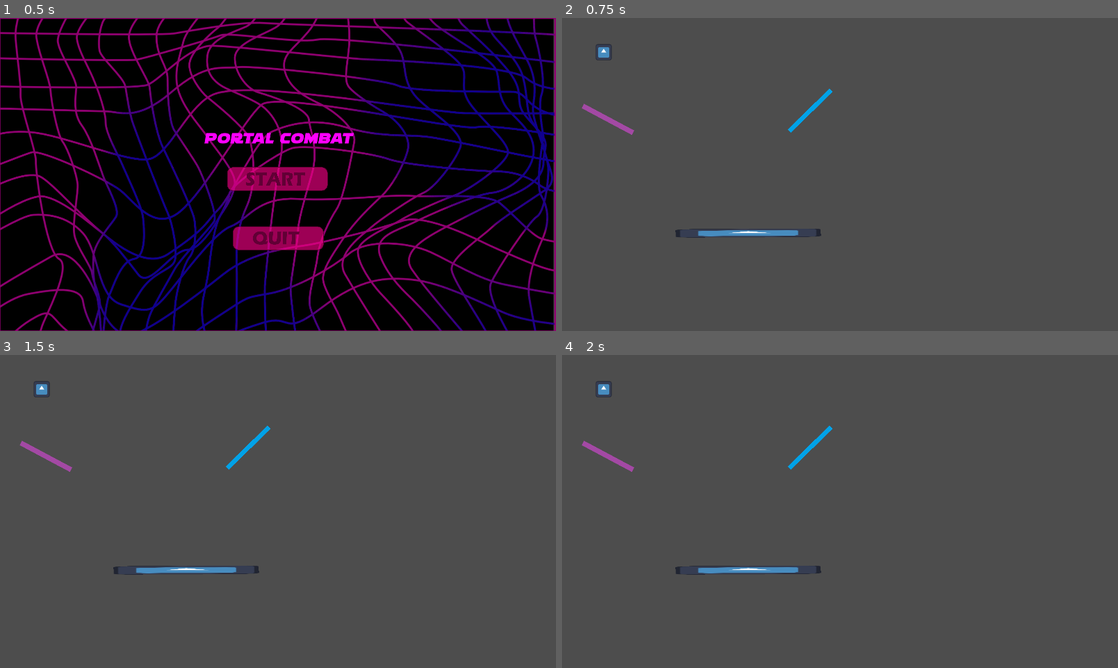
Above: before the commit, frames 1-4 (two rows, left to right).
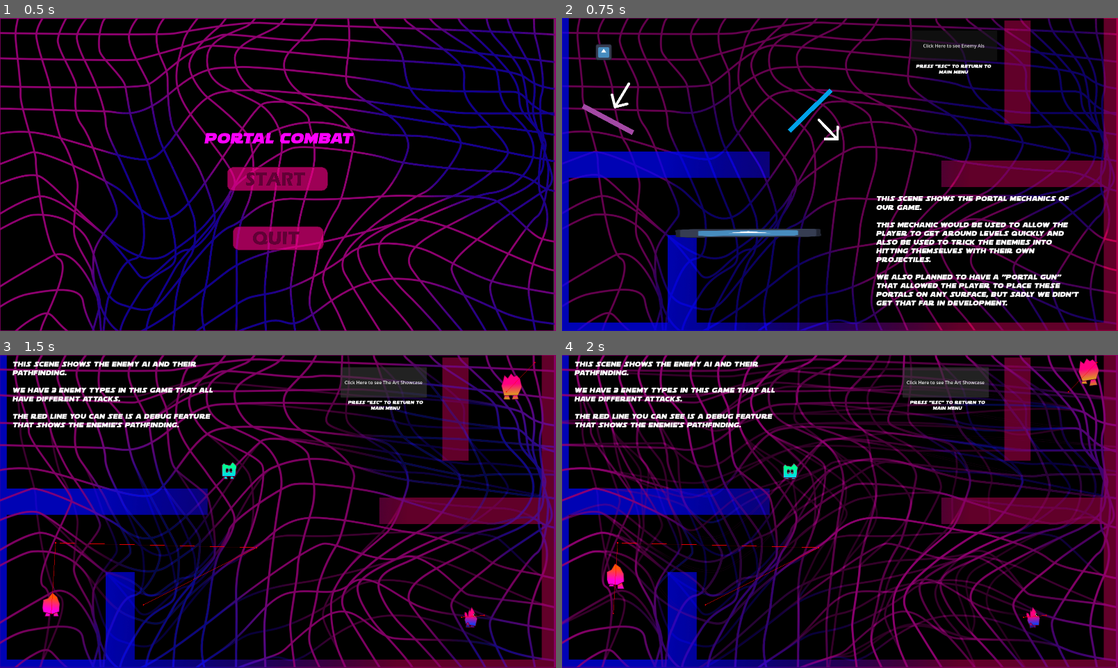
Above: after the commit, the same moments.

Repository: Atticus-Atticus/Portal-Combat
Game: Godot game, scene res://Scenes/MainMenu.tscn
The game is run twice, just before and just after one commit, with the same random seed, the same clock (stepped at 60 frames per second) and the same inputs. The project has no main scene, so this scene is started directly. The engine's default icon, where the game draws it, is replaced by a stand-in: a white triangle on a blue panel in a dark square.
Inputs (mouse positions are in pixels of both pictures, inside the frame that each line leads up to):
- Up to frame 1 (0.5 s): no input
- Up to frame 2 (0.75 s): click (840, 177) at 0.5 s
- Up to frame 3 (1.5 s): click (394, 383) at 1.25 s, where only the run after the commit has a clickable "Click Here to see Enemy AIs"
- Up to frame 4 (2 s): no input

Frame 1 is identical in both runs. In frame 2, 98% of the frame differs, in the area x 0-100%, y 0-100%; in frame 3, 100%; in frame 4, 100%.

Commit message:
Small push.
Moving from laptop to desktop

Diff:
--- a/NPCs/Enemy.tscn
+++ b/NPCs/Enemy.tscn
@@ -196,8 +196,10 @@
 
 [node name="AnimatedSprite2D" type="AnimatedSprite2D" parent="."]
 sprite_frames = SubResource("SpriteFrames_2cahx")
-animation = &"Idle"
+animation = &"Death"
 autoplay = "Idle"
+frame = 7
+frame_progress = 1.0
 
 [node name="CollisionShape2D" type="CollisionShape2D" parent="."]
 position = Vector2(0, 9)
--- a/Player/player.tscn
+++ b/Player/player.tscn
@@ -213,9 +213,10 @@
 
 [node name="AnimatedSprite2D" type="AnimatedSprite2D" parent="."]
 sprite_frames = SubResource("SpriteFrames_m6bbu")
-animation = &"Back"
+animation = &"Death"
 autoplay = "Idle"
-frame_progress = 0.641935
+frame = 7
+frame_progress = 1.0
 
 [node name="CollisionShape2D" type="CollisionShape2D" parent="."]
 position = Vector2(0.5, 0)
--- a/Scenes/AITestGrounds.tscn
+++ b/Scenes/AITestGrounds.tscn
@@ -1,15 +1,68 @@
-[gd_scene load_steps=10 format=3 uid="uid://tfqmotmckh3o"]
+[gd_scene load_steps=25 format=3 uid="uid://tfqmotmckh3o"]
 
-[ext_resource type="Texture2D" uid="uid://b1dycvt76lblu" path="res://icon.svg" id="1_g2gs5"]
+[ext_resource type="Script" path="res://Scripts/ai_test_grounds_script.gd" id="1_8dktj"]
+[ext_resource type="Texture2D" uid="uid://dlgp2etfuscoi" path="res://Background/LevelA2.jpg" id="1_j0fwq"]
 [ext_resource type="PackedScene" uid="uid://ct3wrf4v06xlx" path="res://Player/player.tscn" id="2_g4v33"]
+[ext_resource type="Texture2D" uid="uid://d3ugvcepbahco" path="res://Background/LevelA1.jpg" id="2_obnr6"]
 [ext_resource type="PackedScene" uid="uid://6w5y140251fa" path="res://NPCs/Enemy2.tscn" id="3_chsjh"]
 [ext_resource type="PackedScene" uid="uid://clw17rawom0tb" path="res://NPCs/Enemy3.tscn" id="3_pns8k"]
+[ext_resource type="Texture2D" uid="uid://dcv6mwe3nvjg7" path="res://Background/LevelA3.jpg" id="3_xnib8"]
+[ext_resource type="Texture2D" uid="uid://cp7px3ig5mg33" path="res://Background/LevelA4.jpg" id="4_33o1c"]
+[ext_resource type="Texture2D" uid="uid://c6m5gebq5fbbv" path="res://Background/LevelA5.jpg" id="5_d8qyx"]
 [ext_resource type="PackedScene" uid="uid://cuq0ca686uv0l" path="res://NPCs/Enemy.tscn" id="5_d67pd"]
+[ext_resource type="Texture2D" uid="uid://cbkaw23fs5h4k" path="res://Background/LevelA6.jpg" id="6_3wsco"]
+[ext_resource type="Texture2D" uid="uid://bbp8pl33lbtyh" path="res://Background/LevelA7.jpg" id="7_bpo6o"]
+[ext_resource type="Texture2D" uid="uid://ds22g3v6j4to6" path="res://Background/LevelA8.jpg" id="8_pjdjd"]
+[ext_resource type="Texture2D" uid="uid://d20t5uepe6jr1" path="res://Background/LevelA9.jpg" id="9_c3ypd"]
+[ext_resource type="Texture2D" uid="uid://co4xyckhmyaxc" path="res://Background/LevelA10.jpg" id="10_o7vnd"]
+[ext_resource type="Texture2D" uid="uid://bi7g8yfmovepo" path="res://Background/LevelA11.jpg" id="11_vv4gn"]
+[ext_resource type="FontFile" uid="uid://2ui370r1f7kx" path="res://Fonts/soloist1.ttf" id="17_6wp1h"]
+
+[sub_resource type="SpriteFrames" id="SpriteFrames_pjmht"]
+animations = [{
+"frames": [{
+"duration": 1.0,
+"texture": ExtResource("2_obnr6")
+}, {
+"duration": 1.0,
+"texture": ExtResource("1_j0fwq")
+}, {
+"duration": 1.0,
+"texture": ExtResource("3_xnib8")
+}, {
+"duration": 1.0,
+"texture": ExtResource("4_33o1c")
+}, {
+"duration": 1.0,
+"texture": ExtResource("5_d8qyx")
+}, {
+"duration": 1.0,
+"texture": ExtResource("6_3wsco")
+}, {
+"duration": 1.0,
+"texture": ExtResource("7_bpo6o")
+}, {
+"duration": 1.0,
+"texture": ExtResource("8_pjdjd")
+}, {
+"duration": 1.0,
+"texture": ExtResource("9_c3ypd")
+}, {
+"duration": 1.0,
+"texture": ExtResource("10_o7vnd")
+}, {
+"duration": 1.0,
+"texture": ExtResource("11_vv4gn")
+}],
+"loop": true,
+"name": &"default",
+"speed": 10.0
+}]
 
 [sub_resource type="NavigationPolygon" id="NavigationPolygon_i0qel"]
-vertices = PackedVector2Array(1494.21, 867.938, 1895.09, 1052.02, 24.0469, 1056.97, 775.289, 872.063, 1901.9, 339.039, 1485.79, 473.961, 714.258, 344.039, 763.703, 477.039, 709.727, 172.063, 438.617, 287, 428.422, 117.031, 29.9375, 21.0078, 1895.06, 22.9766, 1895.93, 165.047, 131.203, 115.961, 127.797, 287)
-polygons = Array[PackedInt32Array]([PackedInt32Array(0, 1, 2, 3), PackedInt32Array(4, 1, 0, 5), PackedInt32Array(6, 4, 5, 7), PackedInt32Array(8, 6, 9, 10), PackedInt32Array(11, 12, 13, 8, 10), PackedInt32Array(11, 10, 14), PackedInt32Array(2, 11, 14, 15), PackedInt32Array(7, 3, 2, 15, 9, 6)])
-outlines = Array[PackedVector2Array]([PackedVector2Array(20, 11, 1905, 13, 1906, 175, 720, 182, 724, 334, 1912, 329, 1905, 1062, 14, 1067), PackedVector2Array(141, 126, 138, 277, 428, 277, 419, 127), PackedVector2Array(774, 487, 785, 862, 1484, 858, 1476, 484)])
+vertices = PackedVector2Array(1278, 606.789, 1838.15, 618.789, 1844.83, 1023.95, 495, 1018.04, 495, 722.219, 39.0234, 435.008, 39.9688, 23.0234, 1497.86, 25.9688, 1492.86, 393, 737.078, 436.008, 1647.83, 25.0391, 1846.88, 25.9531, 1842.1, 461.938, 1641.84, 393, 1278, 458.953, 735.922, 578, 42, 578, 342.258, 718.781, 42, 1023.03, 334.25, 1023.96)
+polygons = Array[PackedInt32Array]([PackedInt32Array(0, 1, 2, 3, 4), PackedInt32Array(5, 6, 7, 8, 9), PackedInt32Array(10, 11, 12, 13), PackedInt32Array(8, 13, 12, 14, 9), PackedInt32Array(15, 9, 14, 0), PackedInt32Array(16, 15, 0, 4, 17), PackedInt32Array(18, 16, 17, 19)])
+outlines = Array[PackedVector2Array]([PackedVector2Array(30, 13, 29, 445, 727, 446, 726, 568, 32, 568, 32, 1033, 344, 1034, 352, 729, 485, 732, 485, 1028, 1855, 1034, 1848, 609, 1288, 597, 1288, 469, 1852, 472, 1857, 16, 1638, 15, 1632, 383, 1503, 383, 1508, 16)])
 
 [sub_resource type="RectangleShape2D" id="RectangleShape2D_egk5i"]
 size = Vector2(55.0056, 20)
@@ -18,9 +71,28 @@
 size = Vector2(20, 1080.5)
 
 [sub_resource type="RectangleShape2D" id="RectangleShape2D_dcfyn"]
-size = Vector2(128, 128)
+size = Vector2(18.7782, 128)
+
+[sub_resource type="LabelSettings" id="LabelSettings_a7nmp"]
+font = ExtResource("17_6wp1h")
+
+[sub_resource type="LabelSettings" id="LabelSettings_daict"]
+font = ExtResource("17_6wp1h")
+font_size = 25
 
 [node name="Node2D" type="Node2D"]
+script = ExtResource("1_8dktj")
+
+[node name="LevelA2" type="Sprite2D" parent="."]
+position = Vector2(960, 540)
+texture = ExtResource("1_j0fwq")
+
+[node name="AnimatedSprite2D" type="AnimatedSprite2D" parent="."]
+modulate = Color(1, 1, 1, 0.403922)
+position = Vector2(960, 540)
+sprite_frames = SubResource("SpriteFrames_pjmht")
+autoplay = "default"
+frame_progress = 0.354367
 
 [node name="NavigationRegion2D" type="NavigationRegion2D" parent="."]
 navigation_polygon = SubResource("NavigationPolygon_i0qel")
@@ -36,53 +108,81 @@
 shape = SubResource("RectangleShape2D_egk5i")
 
 [node name="EastWall" type="CollisionShape2D" parent="StaticBody2D"]
-position = Vector2(2028, 466)
+position = Vector2(1982, 467)
 shape = SubResource("RectangleShape2D_i6s0x")
 
 [node name="SouthWall" type="CollisionShape2D" parent="StaticBody2D"]
-position = Vector2(1058, 1016)
+position = Vector2(1062, 988)
 scale = Vector2(35.64, 1)
 shape = SubResource("RectangleShape2D_egk5i")
 
 [node name="WestWall" type="CollisionShape2D" parent="StaticBody2D"]
-position = Vector2(88, 465.75)
+position = Vector2(108, 468)
 shape = SubResource("RectangleShape2D_i6s0x")
 
 [node name="TempBox" type="CollisionShape2D" parent="StaticBody2D"]
-position = Vector2(382, 130)
-scale = Vector2(2, 1)
+position = Vector2(336, 433)
+scale = Vector2(50.8, 0.72)
 shape = SubResource("RectangleShape2D_dcfyn")
 
-[node name="Icon" type="Sprite2D" parent="StaticBody2D/TempBox"]
-texture = ExtResource("1_g2gs5")
+[node name="TempBox4" type="CollisionShape2D" parent="StaticBody2D"]
+position = Vector2(1885, 465)
+scale = Vector2(50.8, 0.72)
+shape = SubResource("RectangleShape2D_dcfyn")
 
 [node name="TempBox2" type="CollisionShape2D" parent="StaticBody2D"]
-position = Vector2(1221, 596)
+position = Vector2(513, 845)
 scale = Vector2(5.24083, 2.65521)
 shape = SubResource("RectangleShape2D_dcfyn")
 
-[node name="Icon" type="Sprite2D" parent="StaticBody2D/TempBox2"]
-texture = ExtResource("1_g2gs5")
-
 [node name="TempBox3" type="CollisionShape2D" parent="StaticBody2D"]
-position = Vector2(1444, 182)
-scale = Vector2(9.55917, 0.992059)
+position = Vector2(1671, 32)
+scale = Vector2(4.8752, 4.06127)
 shape = SubResource("RectangleShape2D_dcfyn")
 
-[node name="Icon" type="Sprite2D" parent="StaticBody2D/TempBox3"]
-texture = ExtResource("1_g2gs5")
-
 [node name="Player" parent="." instance=ExtResource("2_g4v33")]
-position = Vector2(73, 74)
+position = Vector2(789, 399)
 
 [node name="Enemy-Shotgun" parent="." instance=ExtResource("3_chsjh")]
-position = Vector2(488, 960)
+position = Vector2(177, 892)
 player_path = NodePath("../Player")
 
 [node name="Enemy-Sniper" parent="." instance=ExtResource("3_pns8k")]
-position = Vector2(1656, 96)
+position = Vector2(1749, 127)
 player_path = NodePath("../Player")
 
 [node name="Enemy-Gatlin" parent="." instance=ExtResource("5_d67pd")]
-position = Vector2(1684, 560)
+position = Vector2(1594, 905)
 player_path = NodePath("../Player")
+
+[node name="Button" type="Button" parent="."]
+offset_left = 1176.0
+offset_top = 42.0
+offset_right = 1474.0
+offset_bottom = 147.0
+text = "Click Here to see The Art Showcase"
+
+[node name="Label2" type="Label" parent="."]
+offset_left = 1195.0
+offset_top = 155.0
+offset_right = 1467.0
+offset_bottom = 192.0
+text = "Press \"ESC\" to return to Main Menu"
+label_settings = SubResource("LabelSettings_a7nmp")
+horizontal_alignment = 1
+autowrap_mode = 2
+
+[node name="Label" type="Label" parent="."]
+offset_left = 42.0
+offset_top = 18.0
+offset_right = 759.0
+offset_bottom = 483.0
+text = "This Scene shows the enemy AI and their pathfinding.
+
+we have 3 enemy types in this game that all have different attacks.
+
+the red line you can see is a debug feature that shows the enemie's pathfinding."
+label_settings = SubResource("LabelSettings_daict")
+autowrap_mode = 2
+
+[connection signal="pressed" from="Button" to="." method="_on_button_pressed"]
--- /dev/null
+++ b/Scenes/Showcase.tscn
@@ -0,0 +1,77 @@
+[gd_scene load_steps=9 format=3 uid="uid://cj2nmi8lhg815"]
+
+[ext_resource type="PackedScene" uid="uid://ct3wrf4v06xlx" path="res://Player/player.tscn" id="1_80ipy"]
+[ext_resource type="FontFile" uid="uid://2ui370r1f7kx" path="res://Fonts/soloist1.ttf" id="2_j16ck"]
+[ext_resource type="Texture2D" uid="uid://cp4qsejc1s120" path="res://Concept Art/ConceptArt1.jpg" id="3_kxx3y"]
+[ext_resource type="Texture2D" uid="uid://2ggtd4ho35q2" path="res://Concept Art/ConceptArt2.png" id="4_rg384"]
+
+[sub_resource type="RectangleShape2D" id="RectangleShape2D_d55pg"]
+size = Vector2(55.0056, 20)
+
+[sub_resource type="RectangleShape2D" id="RectangleShape2D_ri7f8"]
+size = Vector2(20, 1080.5)
+
+[sub_resource type="LabelSettings" id="LabelSettings_851df"]
+font = ExtResource("2_j16ck")
+font_size = 25
+
+[sub_resource type="LabelSettings" id="LabelSettings_flwwj"]
+font = ExtResource("2_j16ck")
+font_size = 20
+
+[node name="Node2D" type="Node2D"]
+
+[node name="Player" parent="." instance=ExtResource("1_80ipy")]
+position = Vector2(578, 148)
+
+[node name="StaticBody2D" type="StaticBody2D" parent="."]
+position = Vector2(-95, 74)
+collision_layer = 15
+collision_mask = 15
+
+[node name="NorthWall" type="CollisionShape2D" parent="StaticBody2D"]
+position = Vector2(1058.2, -84)
+scale = Vector2(35.64, 1)
+shape = SubResource("RectangleShape2D_d55pg")
+
+[node name="EastWall" type="CollisionShape2D" parent="StaticBody2D"]
+position = Vector2(2027, 467)
+shape = SubResource("RectangleShape2D_ri7f8")
+
+[node name="SouthWall" type="CollisionShape2D" parent="StaticBody2D"]
+position = Vector2(1060, 1016)
+scale = Vector2(35.64, 1)
+shape = SubResource("RectangleShape2D_d55pg")
+
+[node name="WestWall" type="CollisionShape2D" parent="StaticBody2D"]
+position = Vector2(86, 459)
+shape = SubResource("RectangleShape2D_ri7f8")
+
+[node name="Label" type="Label" parent="."]
+offset_left = 42.0
+offset_top = 18.0
+offset_right = 759.0
+offset_bottom = 83.0
+text = "This Scene shows the all of the sprites and concept art for our game."
+label_settings = SubResource("LabelSettings_851df")
+autowrap_mode = 2
+
+[node name="Label2" type="Label" parent="."]
+offset_left = 46.0
+offset_top = 93.0
+offset_right = 318.0
+offset_bottom = 140.0
+text = "Press \"ESC\" to return to Main Menu"
+label_settings = SubResource("LabelSettings_flwwj")
+horizontal_alignment = 1
+autowrap_mode = 2
+
+[node name="ConceptArt1" type="Sprite2D" parent="."]
+position = Vector2(348, 649)
+scale = Vector2(0.2, 0.2)
+texture = ExtResource("3_kxx3y")
+
+[node name="ConceptArt2" type="Sprite2D" parent="."]
+position = Vector2(1073, 826)
+scale = Vector2(0.4, 0.4)
+texture = ExtResource("4_rg384")
--- a/Scenes/TestLevel.tscn
+++ b/Scenes/TestLevel.tscn
@@ -1,11 +1,15 @@
-[gd_scene load_steps=11 format=3 uid="uid://i12xgox118vy"]
+[gd_scene load_steps=17 format=3 uid="uid://i12xgox118vy"]
 
 [ext_resource type="Script" path="res://Scripts/player_controls_script.gd" id="1_lc62b"]
+[ext_resource type="Script" path="res://Scripts/test_level_script.gd" id="1_s4nkf"]
+[ext_resource type="Texture2D" uid="uid://d3ugvcepbahco" path="res://Background/LevelA1.jpg" id="2_jtlxk"]
 [ext_resource type="Texture2D" uid="uid://b1dycvt76lblu" path="res://icon.svg" id="2_psq52"]
 [ext_resource type="Script" path="res://Scripts/leftportscript.gd" id="3_wygb7"]
 [ext_resource type="Script" path="res://Scripts/Rightportscript.gd" id="4_0se4o"]
 [ext_resource type="Texture2D" uid="uid://l0t8xiw70xma" path="res://Temp Textures/TempPurple.png" id="4_c5qg2"]
 [ext_resource type="Texture2D" uid="uid://c2rcdbe07c4xw" path="res://Temp Textures/TempTextureBlue.png" id="6_gj50w"]
+[ext_resource type="FontFile" uid="uid://2ui370r1f7kx" path="res://Fonts/soloist1.ttf" id="9_8uwvd"]
+[ext_resource type="Texture2D" uid="uid://cgmrib64fhjnu" path="res://Temp Textures/66831.png" id="10_tlr2g"]
 
 [sub_resource type="RectangleShape2D" id="RectangleShape2D_dcfyn"]
 size = Vector2(500, 30)
@@ -19,7 +23,19 @@
 [sub_resource type="RectangleShape2D" id="RectangleShape2D_wal1i"]
 size = Vector2(200, 10)
 
+[sub_resource type="LabelSettings" id="LabelSettings_cp26v"]
+font = ExtResource("9_8uwvd")
+font_size = 25
+
+[sub_resource type="LabelSettings" id="LabelSettings_x6bkg"]
+font = ExtResource("9_8uwvd")
+
 [node name="Node2D" type="Node2D"]
+script = ExtResource("1_s4nkf")
+
+[node name="LevelA1" type="Sprite2D" parent="."]
+position = Vector2(960, 540)
+texture = ExtResource("2_jtlxk")
 
 [node name="StaticBody2D2" type="StaticBody2D" parent="."]
 position = Vector2(893, 727)
@@ -77,5 +93,48 @@
 scale = Vector2(0.165329, 0.0223126)
 texture = ExtResource("6_gj50w")
 
+[node name="Button" type="Button" parent="."]
+offset_left = 1205.0
+offset_top = 43.0
+offset_right = 1503.0
+offset_bottom = 148.0
+text = "Click Here to see Enemy AIs"
+
+[node name="Label" type="Label" parent="."]
+offset_left = 1084.0
+offset_top = 610.0
+offset_right = 1801.0
+offset_bottom = 1147.0
+text = "This Scene shows the portal mechanics of our game.
+
+This mechanic would be used to allow the player to get around levels quickly and also be used to trick the enemies into hitting themselves with their own projectiles.
+
+we also planned to have a \"portal gun\" that allowed the player to place these portals on any surface, but sadly we didn't get that far in development."
+label_settings = SubResource("LabelSettings_cp26v")
+autowrap_mode = 2
+
+[node name="66831" type="Sprite2D" parent="."]
+position = Vector2(207, 267)
+rotation = 2.10931
+scale = Vector2(0.2, 0.2)
+texture = ExtResource("10_tlr2g")
+
+[node name="66832" type="Sprite2D" parent="."]
+position = Vector2(919, 385)
+rotation = 0.801836
+scale = Vector2(0.2, 0.2)
+texture = ExtResource("10_tlr2g")
+
+[node name="Label2" type="Label" parent="."]
+offset_left = 1216.0
+offset_top = 158.0
+offset_right = 1488.0
+offset_bottom = 195.0
+text = "Press \"ESC\" to return to Main Menu"
+label_settings = SubResource("LabelSettings_x6bkg")
+horizontal_alignment = 1
+autowrap_mode = 2
+
 [connection signal="body_entered" from="Leftport" to="Leftport/CollisionShape2D" method="_on_leftport_body_entered"]
 [connection signal="body_entered" from="Rightport" to="Rightport/CollisionShape2D" method="_on_rightport_body_entered"]
+[connection signal="pressed" from="Button" to="." method="_on_button_pressed"]
--- /dev/null
+++ b/Scripts/ai_test_grounds_script.gd
@@ -0,0 +1,16 @@
+extends Node2D
+
+
+# Called when the node enters the scene tree for the first time.
+func _ready() -> void:
+	pass # Replace with function body.
+
+
+# Called every frame. 'delta' is the elapsed time since the previous frame.
+func _process(delta: float) -> void:
+	if Input.is_action_just_pressed("ESC"):
+		get_tree().change_scene_to_file("res://Scenes/MainMenu.tscn")
+
+
+func _on_button_pressed() -> void:
+	get_tree().change_scene_to_file("res://Scenes/Showcase.tscn")
--- /dev/null
+++ b/Scripts/test_level_script.gd
@@ -0,0 +1,16 @@
+extends Node2D
+
+
+# Called when the node enters the scene tree for the first time.
+func _ready() -> void:
+	pass # Replace with function body.
+
+
+# Called every frame. 'delta' is the elapsed time since the previous frame.
+func _process(delta: float) -> void:
+	if Input.is_action_just_pressed("ESC"):
+		get_tree().change_scene_to_file("res://Scenes/MainMenu.tscn")
+
+
+func _on_button_pressed() -> void:
+	get_tree().change_scene_to_file("res://Scenes/AITestGrounds.tscn")
--- a/project.godot
+++ b/project.godot
@@ -59,3 +59,8 @@
 "events": [Object(InputEventMouseButton,"resource_local_to_scene":false,"resource_name":"","device":-1,"window_id":0,"a …(253 unchanged characters)…
 ]
 }
+ESC={
+"deadzone": 0.5,
+"events": [Object(InputEventKey,"resource_local_to_scene":false,"resource_name":"","device":-1,"window_id":0,"alt_pressed":false,"shift_pressed":false,"ctrl_pressed":false,"meta_pressed":false,"pressed":false,"keycode":0,"physical_keycode":4194305,"key_label":0,"unicode":0,"location":0,"echo":false,"script":null)
+]
+}
Binary file added: Concept Art/200px-Portal_Cake.png
Not shown, added: Concept Art/200px-Portal_Cake.png.import
Binary file added: Concept Art/ConceptArt1.jpg
Not shown, added: Concept Art/ConceptArt1.jpg.import
Binary file added: Concept Art/ConceptArt2.png
Not shown, added: Concept Art/ConceptArt2.png.import
Binary file added: Temp Textures/66831.png
Not shown, added: Temp Textures/66831.png.import
